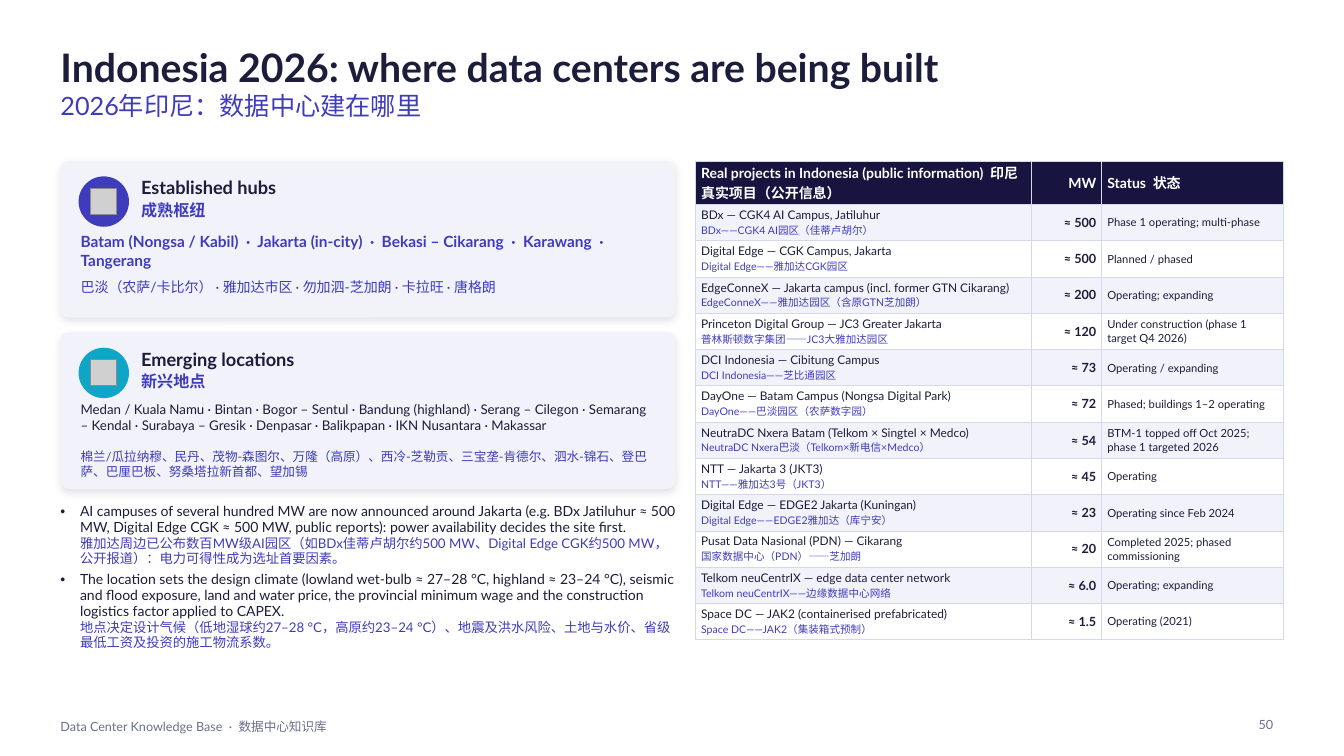
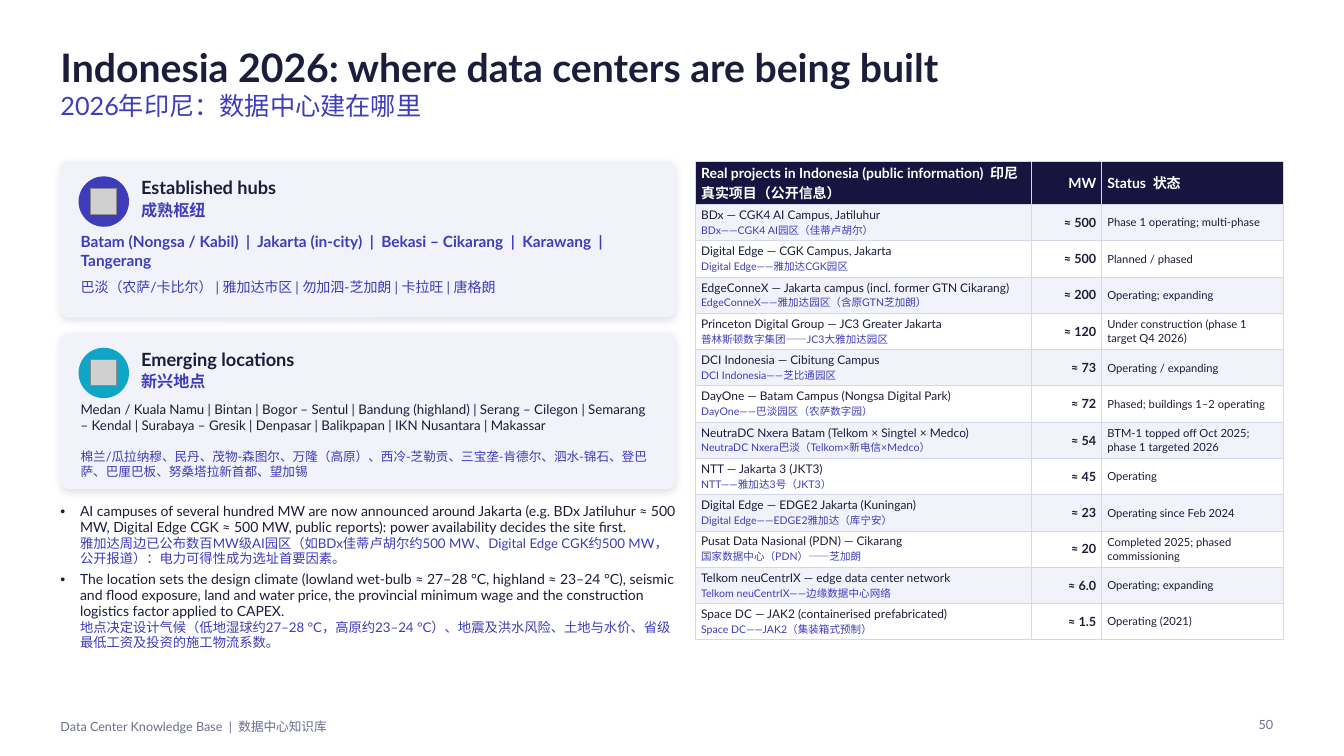
Before and after one commit to Alexandervsq/Data-Center-Project-Assessment, a slide deck: slide 50 of downloads/Data Center Knowledge Base (EN-ZH).pptx. Drawn at 1344x756 pixels with LibreOffice and Linux fonts; fonts in the diff are those of the drawing; grey boxes stand for pictures. Boxes give left, top, right and bottom in pixels: in the first picture for what was removed or moved away, otherwise in the second. Text is boxed around its words. In the diff, an @@ line names an element or a change of style, - is before the commit and + after.

```diff
--- a/downloads/Data Center Knowledge Base (EN-ZH).pptx
+++ b/downloads/Data Center Knowledge Base (EN-ZH).pptx
@@ text at box(81, 235, 591, 269): text changed @@
-Batam (Nongsa / Kabil) · Jakarta (in-city) · Bekasi – Cikarang · Karawang · Tangerang
+Batam (Nongsa / Kabil) | Jakarta (in-city) | Bekasi – Cikarang | Karawang | Tangerang
@@ text at box(81, 280, 496, 293): text changed @@
-巴淡（农萨/卡比尔） · 雅加达市区 · 勿加泗-芝加朗 · 卡拉旺 · 唐格朗
+巴淡（农萨/卡比尔） | 雅加达市区 | 勿加泗-芝加朗 | 卡拉旺 | 唐格朗
@@ text at box(81, 404, 645, 433): text changed @@
-Medan / Kuala Namu · Bintan · Bogor – Sentul · Bandung (highland) · Serang – Cilegon · Semarang – Kendal · Surabaya – Gresik · Denpasar · Balikpapan · IKN Nusantara · Makassar
+Medan / Kuala Namu | Bintan | Bogor – Sentul | Bandung (highland) | Serang – Cilegon | Semarang – Kendal | Surabaya – Gresik | Denpasar | Balikpapan | IKN Nusantara | Makassar
@@ text at box(60, 720, 326, 734): text changed @@
-Data Center Knowledge Base · 数据中心知识库
+Data Center Knowledge Base | 数据中心知识库
```
Also in this commit, not shown: 78 other slides changed, 22 other files.
